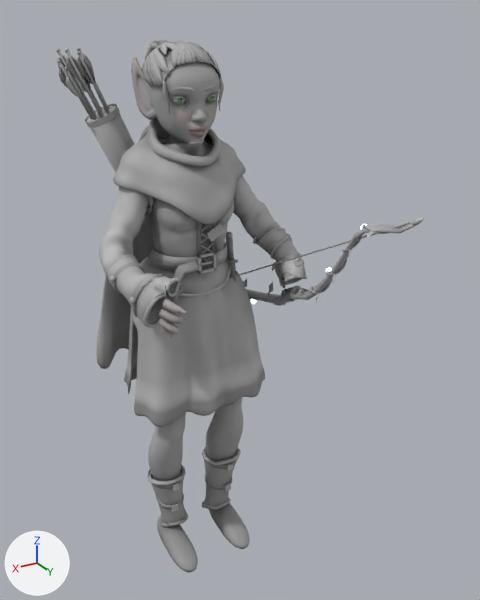
The glTF model assets/champions/thornwright.glb, before and after one commit.
One viewpoint serves both versions: a camera (50 mm lens) standing at (0.849, 1.725, 1.743) and looking at (-0.115, 0.118, 0.94). Every picture has the same lights, and +X, +Y and +Z are marked at lower left. The first picture is the older version. Vertices at exactly the same position are counted once.

In view in the first picture: 'Arm_l', 'Arm_r', 'Bow', 'Cape', 'Cowl', 'Hair', 'Head', 'Jerkin', 'Leg_l', 'Leg_r', 'Ponytail', 'Quiver', 'Tunic' and 6 more.
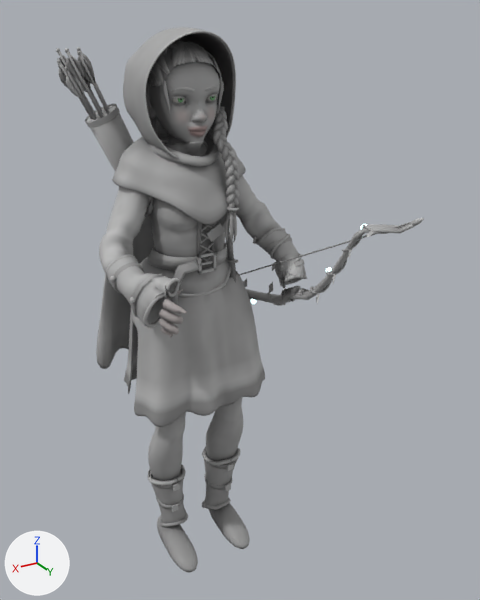
What differs and where, as boxes [x1, y1, x2, y2] in the pictures (480 x 600 px; the box of a moved part takes in the faces that stretch with it):
'Cowl', reshaped: before [113, 116, 246, 225]; after [112, 116, 246, 225]
'Hood', added: after [123, 27, 236, 158]
'Braid', added: after [213, 105, 239, 243]
    faces in mat_haircopper: [213, 105, 239, 243]
'Ponytail', deleted (mostly hidden): before [145, 40, 172, 59]
part 1 of me_cowl, deleted (mostly hidden): before [139, 126, 169, 141]
part 2 of me_cowl, moved or reshaped (mostly hidden): before [113, 120, 213, 182]; after [112, 120, 168, 182]
part 3 of me_cowl, recoloured: [122, 116, 240, 224] in both
part 4 of me_hair, built on (mostly hidden): before [141, 42, 171, 86]
part 5 of me_hair, recoloured (darker): [148, 41, 224, 115] in both
part 6 of me_head, recoloured (darker): [162, 64, 220, 142] in both
part 7 of me_head, recoloured: before [131, 57, 213, 137]; after [146, 64, 213, 137]
part 8 of me_head, recoloured: before [137, 60, 220, 143]; after [147, 61, 220, 143]

Patch to the scene script:
```diff
--- a/assets/champions/thornwright.glb.py
+++ b/assets/champions/thornwright.glb.py
@@ me_cowl @@
 # used by ob_cowl; location = (0.0, 0.0, 0.0)
-me_cowl.from_pydata(...)  # 4812 vertices, 9616 faces; spans x -0.211..0.206, y -0.17..0.151, z 1.201..1.486
+me_cowl.from_pydata(...)  # 4192 vertices, 8384 faces; spans x -0.211..0.207, y -0.155..0.151, z 1.204..1.486
+# me_cowl part 1: the loose piece of 310 vertices spanning x -0.082..0.082, y -0.17..-0.084, z 1.201..1.454 is deleted
+# me_cowl part 2: 943 vertices moved from x -0.209..0.204, y -0.133..-0.033, z 1.239..1.446 to x -0.21..0.205, y -0.154..-0.034, z 1.252..1.449; 106 vertices removed from x -0.198..0.123, y -0.133..-0.064, z 1.225..1.414; 106 vertices added at x -0.2..0.128, y -0.155..-0.066, z 1.238..1.418
+# me_cowl part 3: 2778 kept faces spanning x -0.198..0.205, y -0.154..0.151, z 1.204..1.486 get new vertex colours; the middle colour goes from grey #b8b8b8 to grey #a1a1a1
+# other edits to the shape of me_cowl do not show in these pictures
 me_cowl.materials.append(mat_robedark)
@@ me_hair @@
 # used by ob_hair; location = (0.0, 0.0, 0.0)
-me_hair.from_pydata(...)  # 6045 vertices, 12425 faces; spans x -0.102..0.102, y -0.125..0.085, z 1.494..1.676
+me_hair.from_pydata(...)  # 2968 vertices, 6109 faces; spans x -0.102..0.102, y -0.115..0.085, z 1.496..1.676
+# me_hair part 4: 3 vertices moved within x -0.002..0.002, y -0.084..-0.082, z 1.637..1.639; 3006 vertices removed from x -0.101..0.101, y -0.125..0.009, z 1.494..1.674; 7 vertices added at x -0.007..0.009, y -0.08..-0.063, z 1.634..1.654
+# me_hair part 5: 4234 kept faces spanning x -0.102..0.102, y -0.112..0.085, z 1.496..1.676 get new vertex colours; the middle colour goes from grey #9f9f9f to grey #898989
+# other edits to the shape of me_hair do not show in these pictures
 me_hair.materials.append(mat_haircopper)
-me_hair.materials.append(mat_leather)
@@ me_head @@
 me_head.from_pydata(...)  # 4231 vertices, 8384 faces; spans x -0.115..0.117, y -0.11..0.125, z 1.24..1.658
 # used by ob_head; location = (0.0, 0.0, 0.0)
+# me_head part 6: 1122 faces centred in x -0.082..0.082, y 0.052..0.123, z 1.419..1.617 are repainted in the vertex colours; the middle colour goes from light grey #dddcdc to light grey #d9d7d6
+# me_head part 7: 795 faces centred in x -0.114..0.116, y -0.081..0.096, z 1.423..1.633 are repainted in the vertex colours; the middle colour goes from light grey #e0dddd to grey #aaa9a9
+# me_head part 8: 953 faces centred in x -0.107..0.111, y -0.078..0.113, z 1.414..1.634 are repainted in the vertex colours; the middle colour goes from grey #bcb7b6 to grey #afaaaa
 me_head.materials.append(mat_skin)
@@ me_hood @@
+me_hood.from_pydata(...)  # 4402 vertices, 8800 faces; spans x -0.147..0.147, y -0.187..0.119, z 1.365..1.712
+me_hood.materials.append(mat_robedark)
@@ me_braid @@
+me_braid.from_pydata(...)  # 1088 vertices, 2134 faces; spans x -0.116..-0.05, y 0.015..0.16, z 1.139..1.509
+# faces by material slot: [2014, 120]
+me_braid.materials.append(mat_haircopper)
+me_braid.materials.append(mat_leather)
@@ ob_ponytail @@
-ob_ponytail = bpy.data.objects.new('Ponytail', me_ponytail)
-ob_ponytail.location = (0.0, 0.0, 0.0)
@@ ob_hood @@
+ob_hood = bpy.data.objects.new('Hood', me_hood)
+ob_hood.location = (0.0, 0.0, 0.0)
@@ ob_braid @@
+ob_braid = bpy.data.objects.new('Braid', me_braid)
+ob_braid.location = (0.0, 0.0, 0.0)
```
